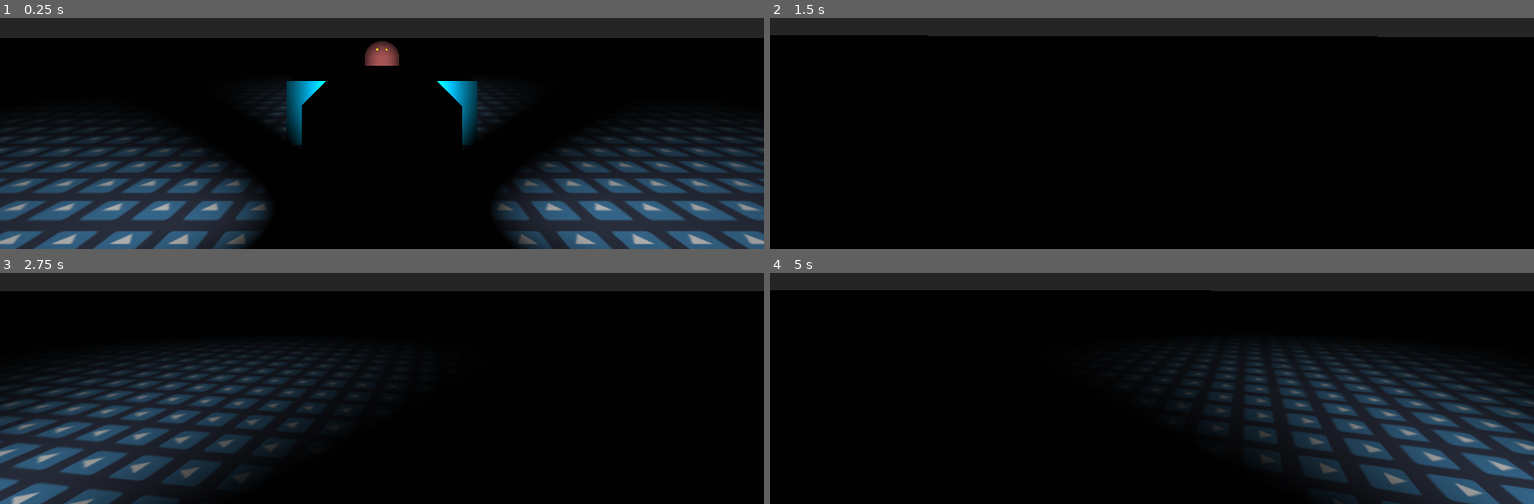
Above: before the commit, frames 1-4 (two rows, left to right).
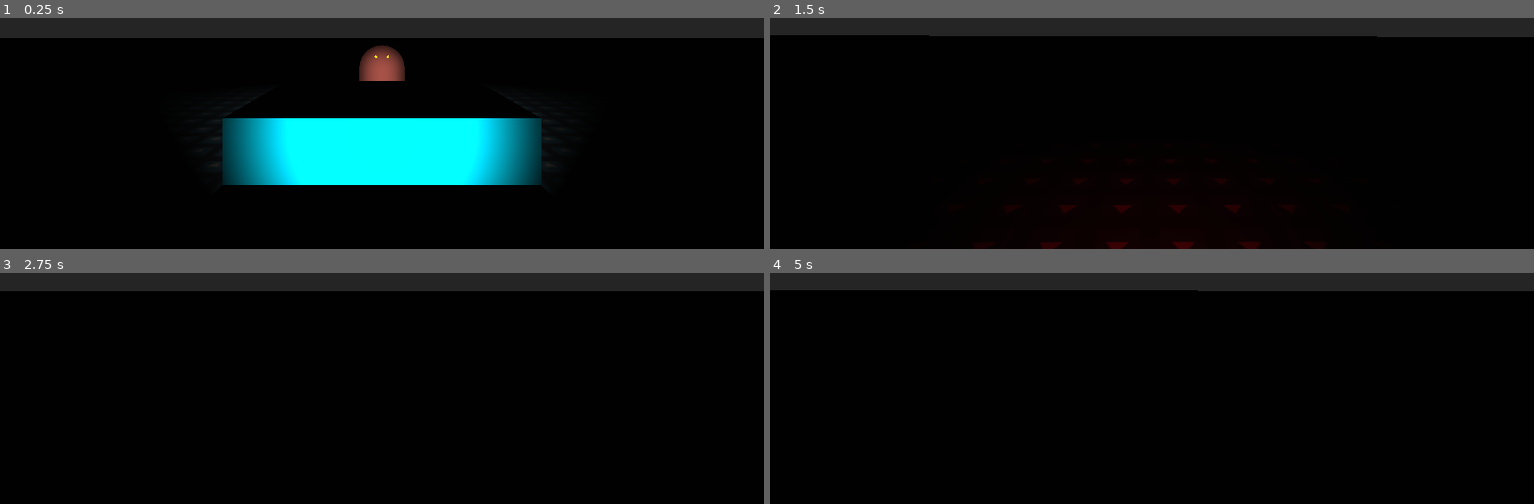
Above: after the commit, the same moments.

Repository: firstgamejam/horror-game
Game: Godot game, scene res://world.tscn
Same seed, same stepped clock (60 frames per second), same inputs: the game is played once before the commit and once after it. The engine's default icon, where the game draws it, is replaced by a stand-in: a white triangle on a blue panel in a dark square.
Inputs:
- Up to frame 1 (0.25 s): no input
- Up to frame 2 (1.5 s): hold Right (right) 0.53-1.28 s; hold S (S) 0.53-1.28 s; hold Down (down) from 1.28 s (still down); tap A (A) at 1.35 s
- Up to frame 3 (2.75 s): tap S (S) at 1.55, 2.3 s; release Down (down) at 2.03 s; hold Right (right) from 2.03 s (still down); hold D (D) from 2.03 s (still down)
- Up to frame 4 (5 s): release Right (right) at 2.78 s; release D (D) at 2.78 s; hold Up (up) 2.78-3.53 s; tap S (S) at 2.85, 3.8, 4.55 s; hold Space (SPACE) 3.53-4.28 s; hold Left (left) from 3.53 s (still down); tap W (W) at 4.35 s

The runs differ from the first frame. In frame 1, 44% of the frame differs, in the area x 0-100%, y 9-100%; in frame 2, 0.6%; in frame 3, 21%; in frame 4, 21%.

Commit message:
adjust lights on car

Diff:
--- a/CarTrauma2/car.tscn
+++ b/CarTrauma2/car.tscn
@@ -49,7 +49,7 @@
 suspension_stiffness = 50.0
 
 [node name="camera" type="SpringArm" parent="."]
-transform = Transform( 1, 0, 0, 0, 1, 0, 0, 0, 1, 0, 3, 0 )
+transform = Transform( 1, 0, 0, 0, 1, 0, 0, 0, 1, 0, 3, -4 )
 collision_mask = 2
 spring_length = 5.0
 script = ExtResource( 2 )
@@ -67,18 +67,14 @@
 
 [node name="Headlight" type="SpotLight" parent="."]
 transform = Transform( 1, 0, 0, 0, 1, 0, 0, 0, 1, 0, 1, -1 )
+light_color = Color( 1, 0.964706, 0.843137, 1 )
 light_energy = 3.0
 spot_range = 20.0
 spot_angle = 40.0
 
-[node name="Headlight2" type="SpotLight" parent="."]
-transform = Transform( -4.37114e-08, 0, 1, 0, 1, 0, -1, 0, -4.37114e-08, 0, 1, -1 )
+[node name="Taillight" type="SpotLight" parent="."]
+transform = Transform( -1, 0, -8.74228e-08, 0, 1, 0, 8.74228e-08, 0, -1, 0, 1, 1 )
+light_color = Color( 0.486275, 0, 0.0235294, 1 )
 light_energy = 3.0
-spot_range = 20.0
+spot_range = 10.0
 spot_angle = 40.0
-
-[node name="Headlight3" type="SpotLight" parent="."]
-transform = Transform( -4.37114e-08, 0, -1, 0, 1, 0, 1, 0, -4.37114e-08, 0, 1, -1 )
-light_energy = 3.0
-spot_range = 20.0
-spot_angle = 40.0
